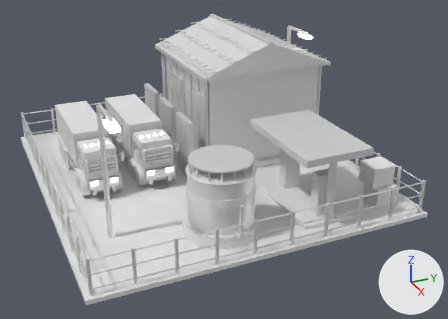
Two versions of the FBX model Assets/Art/KayseriIsland/Models/Gold/Phase2/Fleet_P2.fbx, one commit apart.
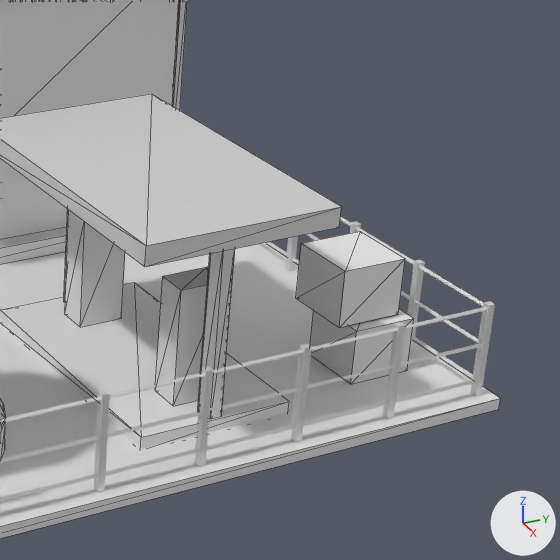
Old and new are each drawn whole from a camera (50 mm lens) standing at (14.78, -38.55, 29.81) and looking at (-24.81, -20.73, 10.01) and again close up on the part from 57% to 100% of the width and 24% to 84% of the height. The axes (+X, +Y, +Z) are drawn at lower right. The lights are the same throughout. The last two pictures show the newer version. The close-ups show mesh edges as thin lines. Where no turn or scale is listed for an object, it has been applied to the vertices. Vertices at exactly the same position are counted once.

Names of what the first close-up shows: 'Fleet.Crates', 'Fleet.Fence', 'Fleet.FuelIsland', 'Fleet.Garage', 'Fleet.Yard' and 1 more.
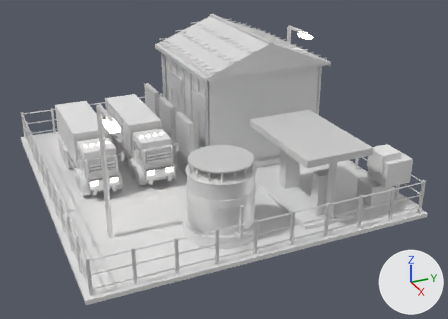
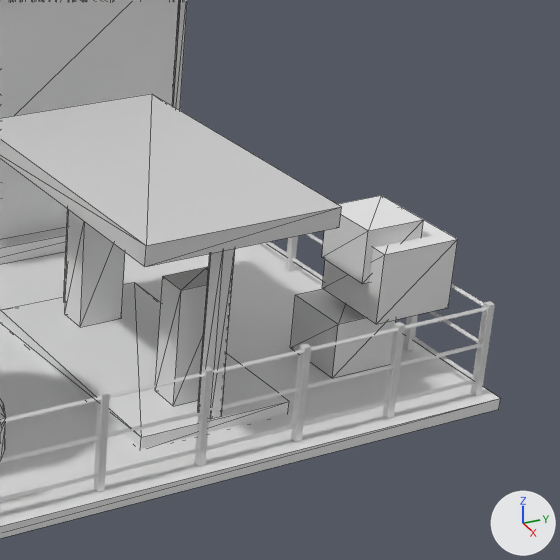
Diff of the bpy script that builds the scene:
```diff
--- a/Assets/Art/KayseriIsland/Models/Gold/Phase2/Fleet_P2.fbx.py
+++ b/Assets/Art/KayseriIsland/Models/Gold/Phase2/Fleet_P2.fbx.py
@@ me_fleet_crates_001 @@
 # used by ob_fleet_crates; location = (-17.0, -12.0, 8.39)
-me_fleet_crates_001.from_pydata(...)  # 16 vertices, 24 faces; spans x -1.01..0.99, y -1.16..0.84, z 0.0..2.95
+me_fleet_crates_001.from_pydata(...)  # 24 vertices, 36 faces; spans x -1.16..1.44, y -1.07..1.45, z 0.0..4.06
+# me_fleet_crates_001 part 1: the loose piece of 8 vertices spanning x -1.01..0.73, y -1.16..0.58, z 1.48..2.95 is moved by (-0.16, 0.09, -1.48)
+# me_fleet_crates_001 part 2: a new loose piece, a box spanning x -0.67..1.44, y -0.66..1.45, z 1.8..3.59, in mat_wood_lt (white #e7e7e7)
+# me_fleet_crates_001 part 3: a new loose piece, a box spanning x -0.57..1.02, y -0.86..0.73, z 2.7..4.06, in mat_wood_lt (white #e7e7e7)
+# me_fleet_crates_001 part 4: the loose piece of 8 vertices spanning x -0.69..0.99, y -0.84..0.84, z 0.0..1.43 is deleted
 me_fleet_crates_001.materials.append(mat_wood_lt)
```

Location of each change, (x1, y1, x2, y2) in pixels of the close-ups (560 x 560 px; the box of a moved part takes in the faces that stretch with it):
'Fleet.Crates', reshaped (42% wider, 19% taller): before (296, 231, 414, 384); after (290, 195, 458, 378)
part 1 of me_fleet_crates_001, moved or reshaped: before (296, 231, 405, 327); after (290, 289, 396, 378)
part 2 of me_fleet_crates_001, added: after (322, 220, 458, 324)
part 3 of me_fleet_crates_001, added: after (322, 195, 424, 284)
part 4 of me_fleet_crates_001, deleted: before (310, 309, 414, 384)
